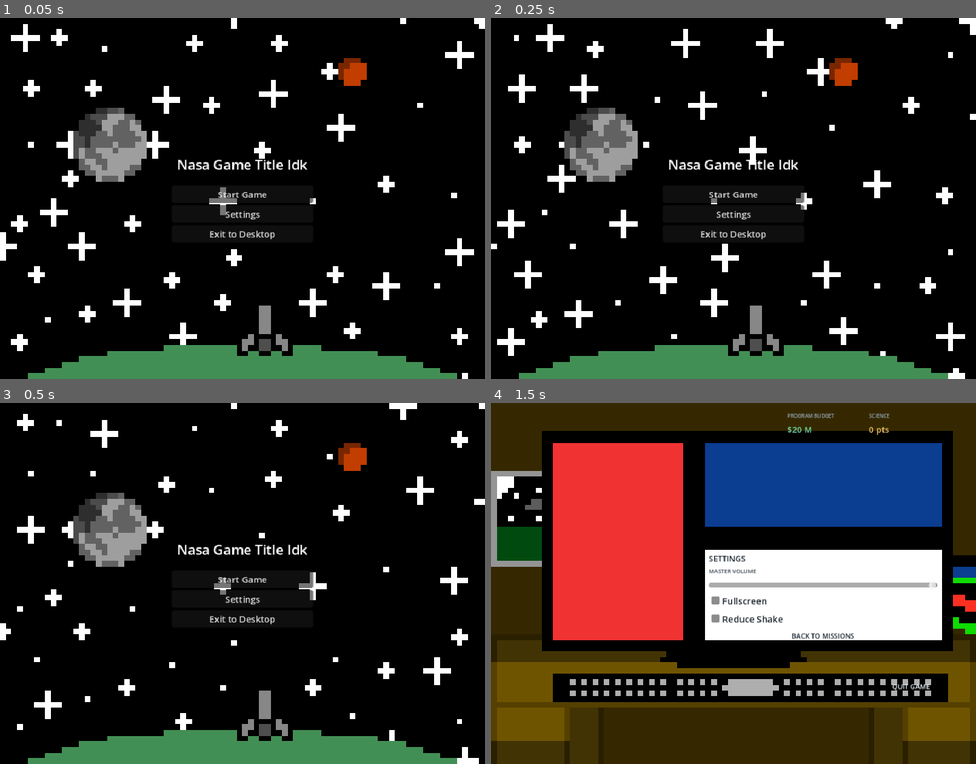
Above: before the commit, frames 1-4 (two rows, left to right).
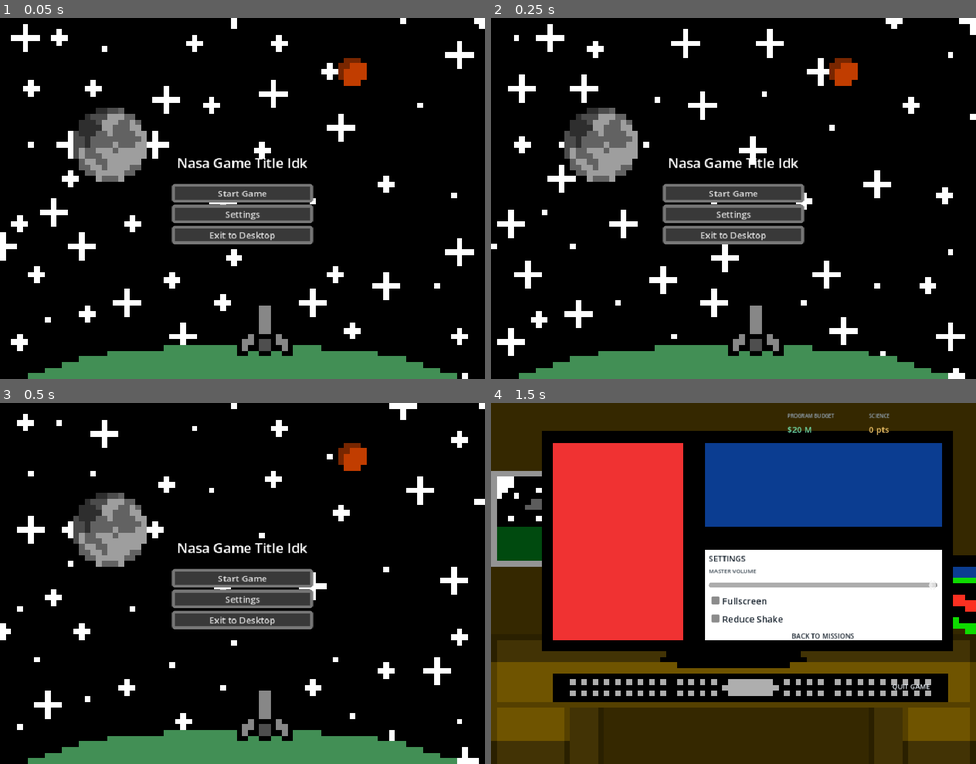
Above: after the commit, the same moments.

Repository: withereddetective/nasa-hackathon
Game: Godot game, scene res://scenes/main_menu_ui.tscn
The game is run twice, just before and just after one commit, with the same random seed, the same clock (stepped at 60 frames per second) and the same inputs.
Inputs:
- Up to frame 1 (0.05 s): no input
- Up to frame 2 (0.25 s): no input
- Up to frame 3 (0.5 s): no input
- Up to frame 4 (1.5 s): click "Start Game" at 0.5 s; click "LAUNCH MISSION" at 1.25 s

The runs differ from the first frame. In frame 1, 4.8% of the frame differs, in the area x 35-65%, y 38-63%; in frame 2, 4.8%; in frame 3, 4.7%; in frame 4, nothing differs.

Commit message:
button themes in the main menu
buttons were hard to see yeah

Diff:
--- a/nasa-game/scenes/main_menu_ui.tscn
+++ b/nasa-game/scenes/main_menu_ui.tscn
@@ -1,9 +1,51 @@
 [gd_scene format=3 uid="uid://bvao2l0ohr3ef"]
 
-[ext_resource type="Script" uid="uid://bekykkrdxqalv" path="res://scripts/main_menu_ui.gd" id="1_rayio"]
+[ext_resource type="Script" uid="uid://bekykkrdxqalv" path="res://Scripts/main_menu_ui.gd" id="1_rayio"]
 [ext_resource type="Texture2D" uid="uid://c1gxlsv41dchh" path="res://assets/small rocket/MainMenu-1.png.png" id="2_towyk"]
 [ext_resource type="Texture2D" uid="uid://heherfb2wegu" path="res://assets/small rocket/MainMenu-2.png.png" id="3_j5441"]
 [ext_resource type="Texture2D" uid="uid://btmwfoyg4bcg" path="res://assets/small rocket/MainMenu-3.png.png" id="4_vxllw"]
+
+[sub_resource type="StyleBoxFlat" id="StyleBoxFlat_towyk"]
+bg_color = Color(0.29954743, 0.29954746, 0.2995473, 1)
+border_width_left = 5
+border_width_top = 5
+border_width_right = 5
+border_width_bottom = 5
+border_color = Color(0.46929657, 0.46929651, 0.46929651, 1)
+corner_radius_top_left = 4
+corner_radius_top_right = 4
+corner_radius_bottom_right = 4
+corner_radius_bottom_left = 4
+
+[sub_resource type="StyleBoxFlat" id="StyleBoxFlat_d2op2"]
+bg_color = Color(0.22382355, 0.2238236, 0.22382328, 1)
+border_width_left = 5
+border_width_top = 5
+border_width_right = 5
+border_width_bottom = 5
+border_color = Color(0.46929657, 0.46929651, 0.46929651, 1)
+corner_radius_top_left = 4
+corner_radius_top_right = 4
+corner_radius_bottom_right = 4
+corner_radius_bottom_left = 4
+
+[sub_resource type="StyleBoxFlat" id="StyleBoxFlat_j5441"]
+bg_color = Color(0.117109306, 0.11710932, 0.11710926, 1)
+border_width_left = 5
+border_width_top = 5
+border_width_right = 5
+border_width_bottom = 5
+border_color = Color(0.32915828, 0.32915843, 0.32915837, 1)
+corner_radius_top_left = 4
+corner_radius_top_right = 4
+corner_radius_bottom_right = 4
+corner_radius_bottom_left = 4
+shadow_size = 5
+
+[sub_resource type="Theme" id="Theme_72e8q"]
+Button/styles/hover = SubResource("StyleBoxFlat_towyk")
+Button/styles/normal = SubResource("StyleBoxFlat_d2op2")
+Button/styles/pressed = SubResource("StyleBoxFlat_j5441")
 
 [sub_resource type="SpriteFrames" id="SpriteFrames_yf5fn"]
 animations = [{
@@ -32,6 +74,7 @@
 grow_horizontal = 2
 grow_vertical = 2
 mouse_filter = 1
+theme = SubResource("Theme_72e8q")
 script = ExtResource("1_rayio")
 
 [node name="CenterContainer" type="CenterContainer" parent="." unique_id=1046037896]
